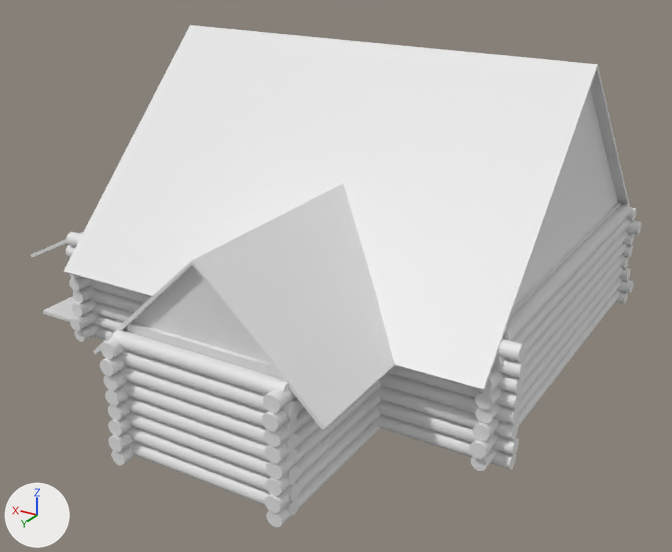
Before and after pictures for a commit that changed the FBX model Assets/Prefabs/Shack/shack.fbx.
One viewpoint serves both versions: a 50 mm camera at (-12.6, 22.8, 12.4) aimed at (-0.2, 2.1, 2.0). The lights are fixed; the arrows at lower left show +X, +Y and +Z. Where no turn or scale is listed for an object, it has been applied to the vertices. Vertices at the same position are counted once.
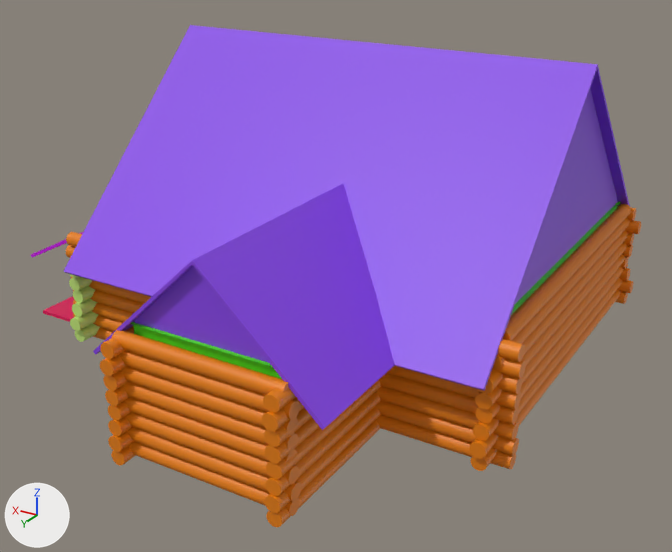
The change, as a diff of the scene's bpy script:
```diff
--- a/Assets/Prefabs/Shack/shack.fbx.py
+++ b/Assets/Prefabs/Shack/shack.fbx.py
@@ mat_m_floor_0_walls @@
+mat_m_floor_0_walls = principled_material('M_Floor_0_Walls')
+mat_m_floor_0_walls.base_color = (0.0777, 0.8, 0.0117)  # green #4fe71c
@@ me_cube_003 @@
-me_cube_003.from_pydata(...)  # 20 vertices, 16 faces; spans x -6.1..8.6, y -5.1..9.1, z -0.05..0.05
-me_cube_003.materials.append(mat_material_003)  # white #e7e7e7
+me_cube_003.from_pydata(...)  # 20 vertices, 14 faces; spans x -6.1..8.6, y -5.1..9.1, z -0.05..0.05
+# me_cube_003 part 1
+# 4 vertices are removed from x 6.1, y -5.1..5.1, z -0.05..0.05
+# 9 faces are deleted
+# 4 vertices are added at (1.1, -5.1, -0.05), (1.1, -5.1, 0.05), (-3.1, -5.1, -0.05), (-3.1, -5.1, 0.05)
+# 7 new faces join them
+me_cube_003.materials.append(mat_m_floor)  # pink #e7005a
@@ me_cylinder_010 @@
 me_cylinder_010.from_pydata(...)  # 528 vertices, 768 faces; spans x -6.42..-6.02, y -5.77..6.01, z -0.04..3.16
+me_cylinder_010.materials.append(mat_m_log_wall)  # orange #e77f00
@@ me_cube_005 @@
 me_cube_005.from_pydata(...)  # 89 vertices, 88 faces; spans x -6.3..6.3, y -6.1..9.2, z 2.2..8.2
-me_cube_005.materials.append(mat_material_004)  # white #e7e7e7
+me_cube_005.materials.append(mat_m_roof)  # purple #8846e7
@@ me_cylinder_016 @@
 me_cylinder_016.from_pydata(...)  # 528 vertices, 768 faces; spans x -2.48..2.48, y -0.2..0.2, z -3.0..0.2
+me_cylinder_016.materials.append(mat_m_log_wall)  # orange #e77f00
@@ me_cylinder_014 @@
 me_cylinder_014.from_pydata(...)  # 528 vertices, 768 faces; spans x 1.01..1.41, y 5.05..9.75, z -0.28..2.92
+me_cylinder_014.materials.append(mat_m_log_wall)  # orange #e77f00
@@ me_cylinder_011 @@
 me_cylinder_011.from_pydata(...)  # 845 vertices, 938 faces; spans x 6.02..6.42, y -5.77..6.01, z -0.04..3.16
+me_cylinder_011.materials.append(mat_m_log_wall_front)  # green #c4e779
@@ me_cube_001 @@
 # verts and faces of me_cube_001; kept vertices keep their numbers, new ones are numbered from 32
-me_cube_001.from_pydata(...)  # 32 vertices, 24 faces; spans x -6.1..6.1, y -5.1..9.1, z 2.05..3.2
+me_cube_001.from_pydata(...)  # 24 vertices, 16 faces; spans x -6.1..6.1, y -5.1..9.1, z 2.05..3.2
+# me_cube_001 part 2
+delete_vertices([*range(0, 7), 8])  # with the faces that use them
+# me_cube_001 part 3: 16 faces spanning x -6.1..6.1, y -5.1..9.1, z 2.05..3.2 switch from mat_material_001 (white #e7e7e7) to mat_m_floor_0_walls (green #4fe71c)
@@ me_cylinder_008 @@
 me_cylinder_008.from_pydata(...)  # 528 vertices, 768 faces; spans x -6.71..6.71, y -5.41..-5.01, z -0.19..3.01
+me_cylinder_008.materials.append(mat_m_log_wall)  # orange #e77f00
@@ me_cylinder_012 @@
 me_cylinder_012.from_pydata(...)  # 528 vertices, 768 faces; spans x 1.03..6.93, y 5.0..5.4, z -0.19..3.01
+me_cylinder_012.materials.append(mat_m_log_wall)  # orange #e77f00
@@ me_cylinder_015 @@
 me_cylinder_015.from_pydata(...)  # 528 vertices, 768 faces; spans x -3.4..-3.0, y 5.04..9.73, z -0.28..2.92
+me_cylinder_015.materials.append(mat_m_log_wall)  # orange #e77f00
@@ me_cylinder_013 @@
 me_cylinder_013.from_pydata(...)  # 528 vertices, 768 faces; spans x -6.83..-3.02, y 5.02..5.42, z -0.19..3.01
+me_cylinder_013.materials.append(mat_m_log_wall)  # orange #e77f00
```

Location of each change, (x1, y1, x2, y2) in pixels of the pictures (672 x 552 px; the box of a moved part takes in the faces that stretch with it):
'Roof', recoloured (white to purple): (64, 25, 630, 430) in both
'Cylinder.008', recoloured (white to orange): (112, 330, 301, 516) in both
'Cylinder.001', recoloured: (469, 204, 631, 471) in both
'Cylinder.004', recoloured: (376, 339, 526, 470) in both
'Cylinder.006', recoloured: (262, 380, 381, 527) in both
'Cylinder.005', recoloured (white to orange): (100, 326, 136, 465) in both
'Floor1Walls', reshaped: before (127, 202, 621, 379); after (130, 202, 621, 379)
'Cylinder.003', recoloured: (66, 232, 151, 340) in both
'Cylinder.002', recoloured (white to green): (69, 274, 100, 342) in both
'Cylinder.007', recoloured: (615, 206, 641, 304) in both
part 1 of me_cube_003, moved or reshaped: (43, 296, 74, 322) in both
part 2 of me_cube_001, deleted: before (127, 203, 621, 379)
part 3 of me_cube_001, recoloured (white to green): before (130, 202, 621, 366); after (130, 202, 621, 379)
